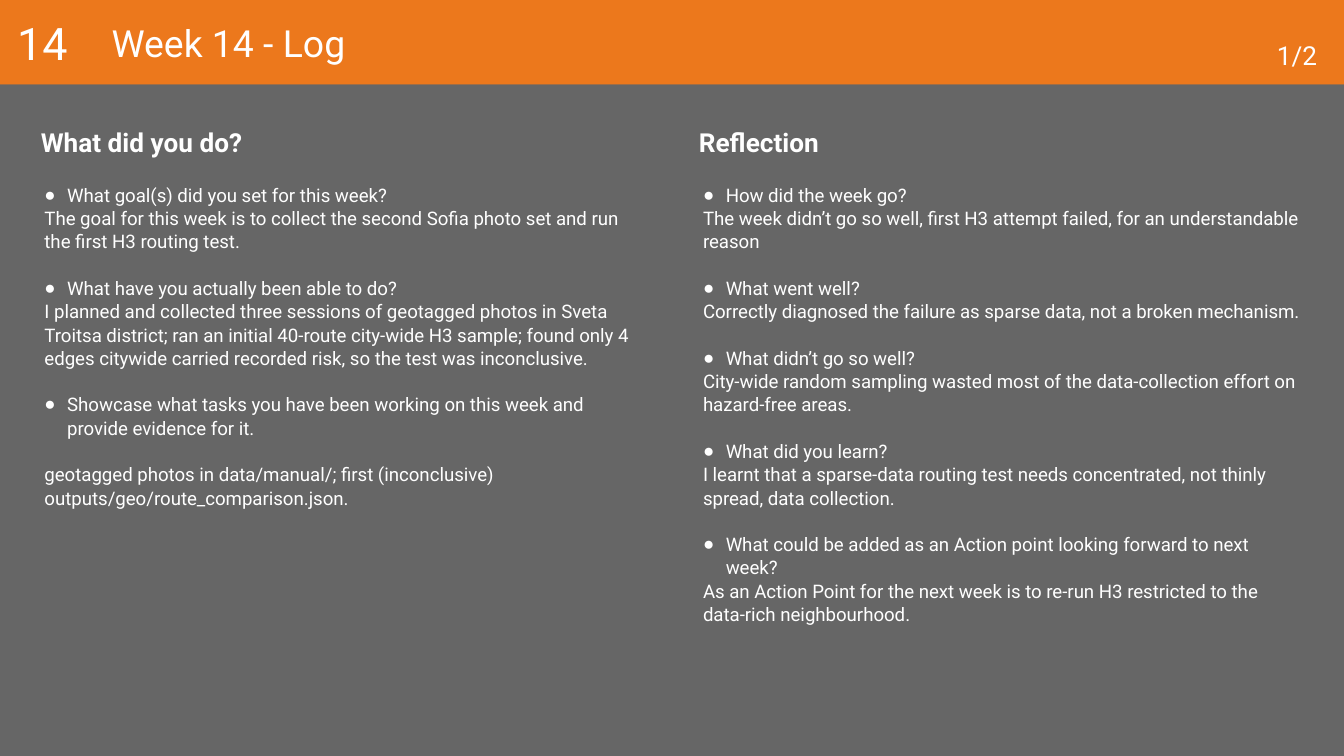
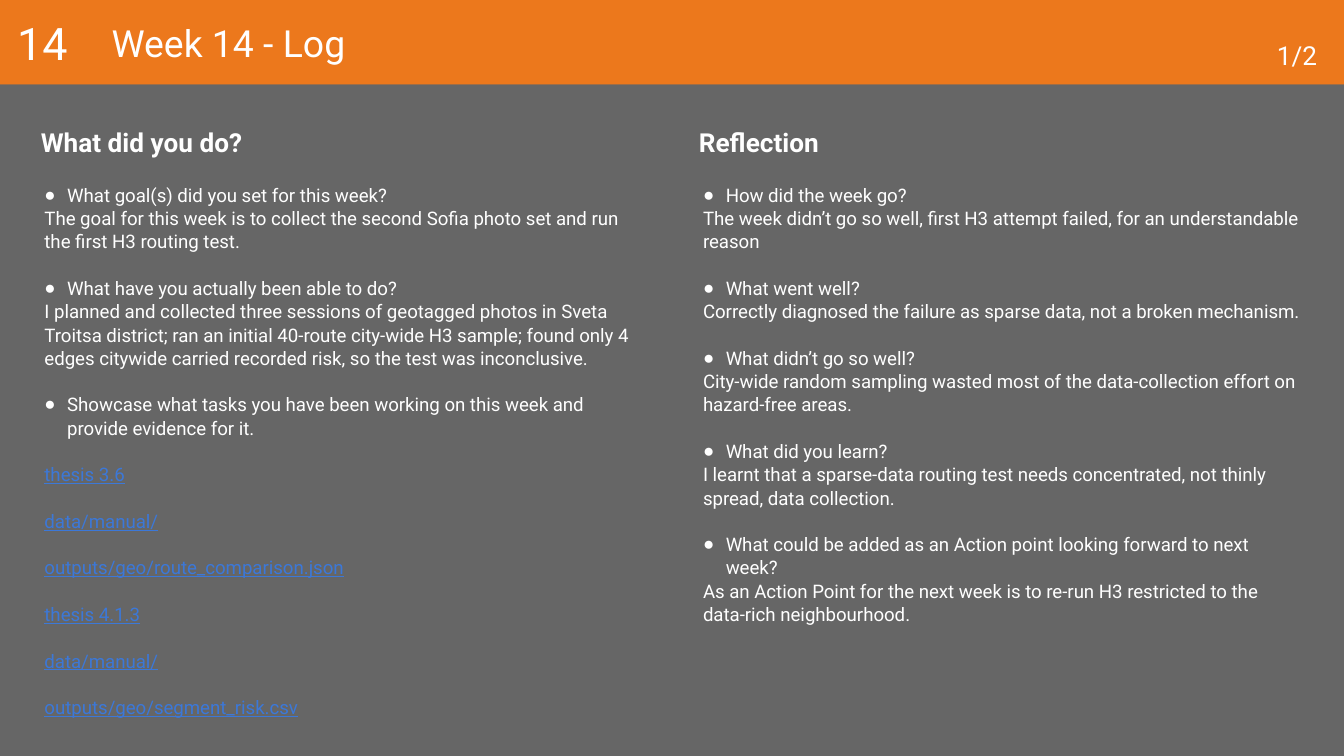
Before and after one commit to VladislavStoimenov235030/Vladislav_Stoimenov_Graduation_Project_25_26, a slide deck: slide 36 of thesis/evidencing/2026-27 Learning Log Graduation Project.pptx. Drawn at 1344x756 pixels with LibreOffice and Linux fonts; fonts in the diff are those of the drawing. Boxes give left, top, right and bottom in pixels: in the first picture for what was removed or moved away, otherwise in the second. Text is boxed around its words. In the diff, an @@ line names an element or a change of style, - is before the commit and + after.

```diff
--- a/thesis/evidencing/2026-27 Learning Log Graduation Project.pptx
+++ b/thesis/evidencing/2026-27 Learning Log Graduation Project.pptx
@@ text at box(44, 467, 343, 718): text changed; text colour #FFFFFF to #3C78D8 @@
-geotagged photos in data/manual/; first (inconclusive) outputs/geo/route_comparison.json.
+thesis 3.6
+data/manual/
+outputs/geo/route_comparison.json
+thesis 4.1.3
+data/manual/
+outputs/geo/segment_risk.csv
```
Also in this commit, not shown: 18 other slides changed, 2 other files.
